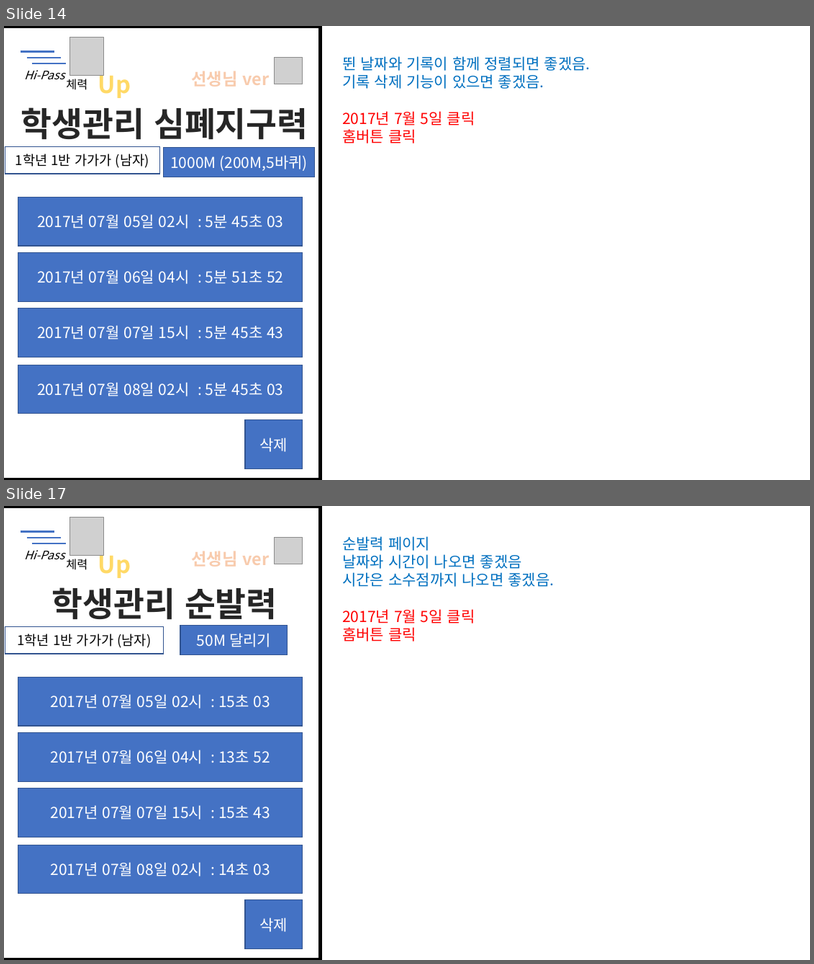
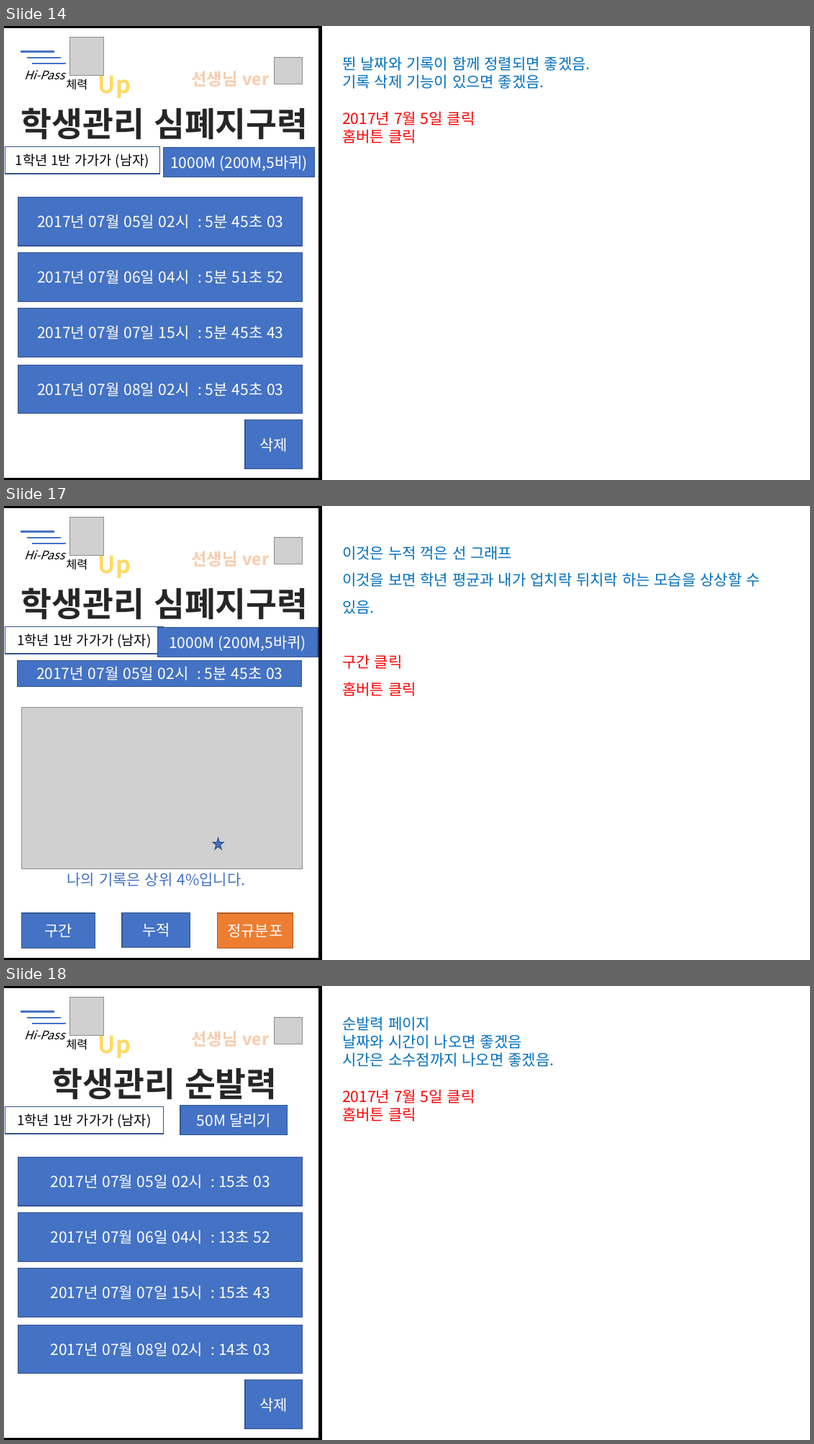
Before and after one commit to llssyy404/HealthKing, a slide deck: Document/전국용 교사앱.pptx. Shown one above the other, each under a label of ours: slides 14 and 17 before the commit, slides 14, 17 and 18 after it; the slides between them are not shown. The pictures are 814x964 and 814x1444 pixels, drawn with LibreOffice and Linux fonts; fonts in the diff are those of the drawing; grey boxes stand for pictures. Boxes give left, top, right and bottom in pixels: in the first picture for what was removed or moved away, otherwise in the second. Text is boxed around its words. In the diff, an @@ line names an element or a change of style, - is before the commit and + after.

```diff
--- a/Document/전국용 교사앱.pptx
+++ b/Document/전국용 교사앱.pptx
@@ slide 17 added at bbox=[4, 506, 810, 960], background #FFFFFF @@
@@ rectangle added at bbox=[4, 506, 320, 960], fill #FFFFFF, outline #000000 4.5 pt @@
@@ group added at bbox=[21, 518, 131, 578]: 3 texts, 3 lines, 1 picture @@
+체력
+Up
+Hi-Pass
@@ picture added at bbox=[275, 538, 303, 565] @@
@@ text added at bbox=[342, 546, 760, 696], 18 pt, text #0070C0 @@
+이것은 누적 꺽은 선 그래프
+이것을 보면 학년 평균과 내가 업치락 뒤치락 하는 모습을 상상할 수 있음.
+구간 클릭
+홈버튼 클릭
@@ text added at bbox=[191, 551, 269, 566], 20 pt, text #F8CBAD, bold @@
+선생님 ver
@@ text added at bbox=[21, 587, 308, 620], 40 pt, text #262626, bold @@
+학생관리 심폐지구력
@@ rectangle added at bbox=[5, 626, 164, 654], outline #325491 1 pt, 16 pt, text #000000 @@
+1학년 1반 가가가 (남자)
@@ rectangle added at bbox=[157, 628, 318, 657], fill #4472C4, outline #325491 1 pt, 18 pt, text #FFFFFF @@
+1000M (200M,5바퀴)
@@ rectangle added at bbox=[17, 660, 301, 686], fill #4472C4, outline #325491 1 pt, 18 pt, text #FFFFFF @@
+2017년 07월 05일 02시 : 5분 45초 03
@@ picture added at bbox=[22, 708, 302, 868] @@
@@ star added at bbox=[214, 838, 224, 849], fill #4472C4, outline #325491 1 pt @@
@@ text added at bbox=[67, 872, 245, 886], 18 pt, text #4472C4 @@
+나의 기록은 상위 4%입니다.
@@ rectangle added at bbox=[22, 913, 95, 947], fill #4472C4, outline #325491 1 pt, 18 pt, text #FFFFFF @@
+구간
@@ rectangle added at bbox=[122, 913, 190, 947], fill #4472C4, outline #325491 1 pt, 18 pt, text #FFFFFF @@
+누적
@@ rectangle added at bbox=[218, 913, 293, 947], fill #ED7D31, outline #AF5C24 1 pt, 18 pt, text #FFFFFF @@
+정규분포
@@ what was slide 17 is now slide 18 @@
```
Also in this commit, not shown: 2 slides changed.
